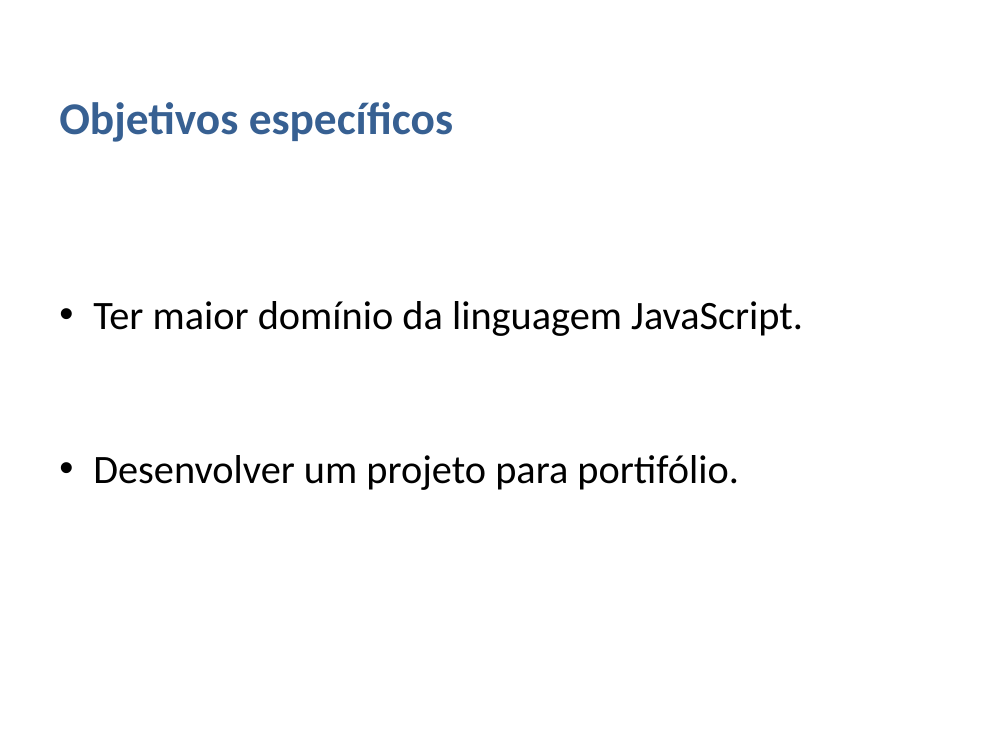
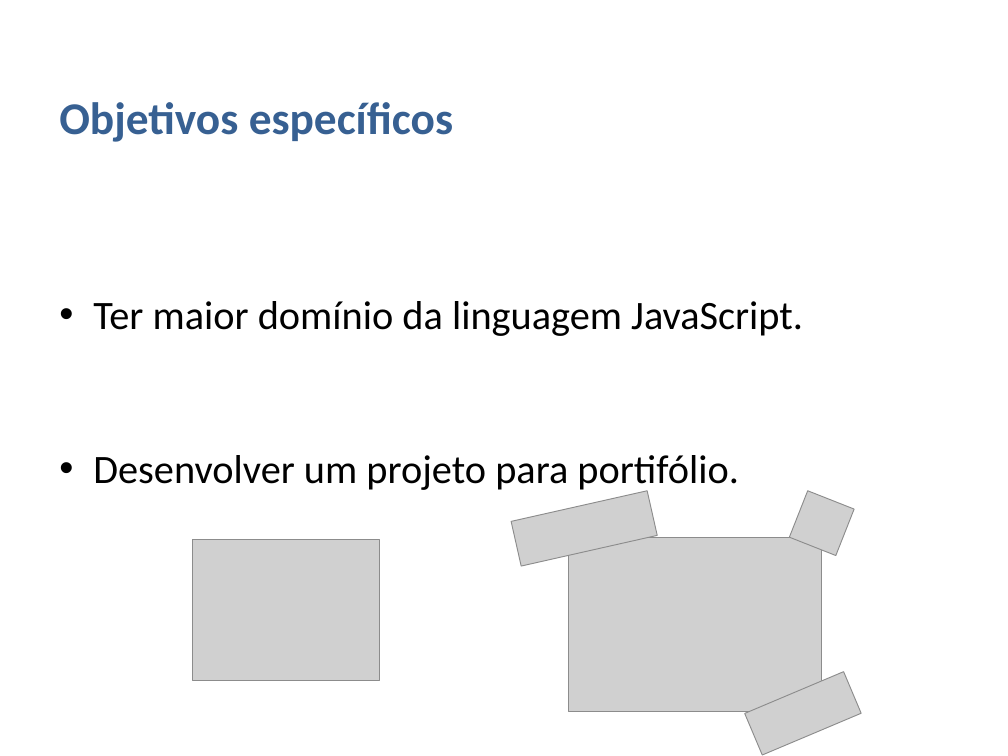
Before and after one commit to matheusg-dev/ProjetoDelivery_TCC, a slide deck: slide 12 of assets/documentacao_abnt/PowerPoint Projeto Final SENAI.pptx. Drawn at 1008x756 pixels with LibreOffice and Linux fonts; fonts in the diff are those of the drawing; grey boxes stand for pictures; background and template pictures are left out. Boxes give left, top, right and bottom in pixels: in the first picture for what was removed or moved away, otherwise in the second. Text is boxed around its words. In the diff, an @@ line names an element or a change of style, - is before the commit and + after.

```diff
--- a/assets/documentacao_abnt/PowerPoint Projeto Final SENAI.pptx
+++ b/assets/documentacao_abnt/PowerPoint Projeto Final SENAI.pptx
@@ picture added at bbox=[511, 491, 658, 566] @@
@@ picture added at bbox=[789, 491, 854, 555] @@
@@ picture added at bbox=[568, 538, 821, 712] @@
@@ picture added at bbox=[192, 540, 378, 680] @@
@@ picture added at bbox=[745, 672, 861, 756] @@
```
Also in this commit, not shown: 10 other slides changed, 11 slides added, 1 slide removed.
